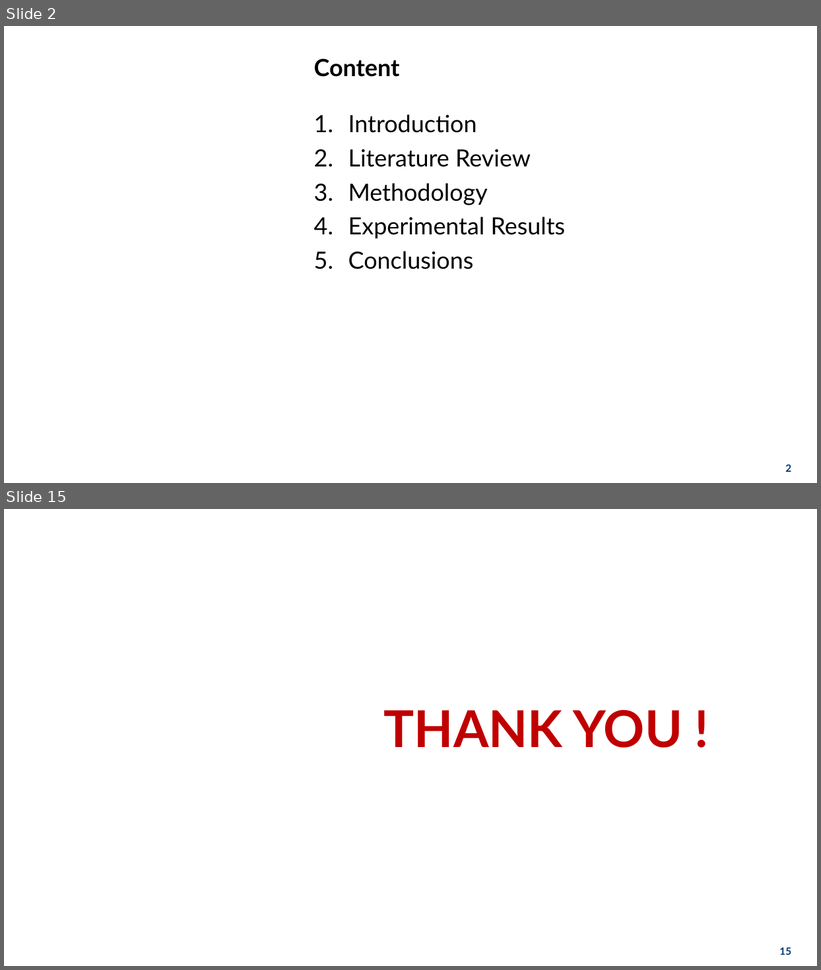
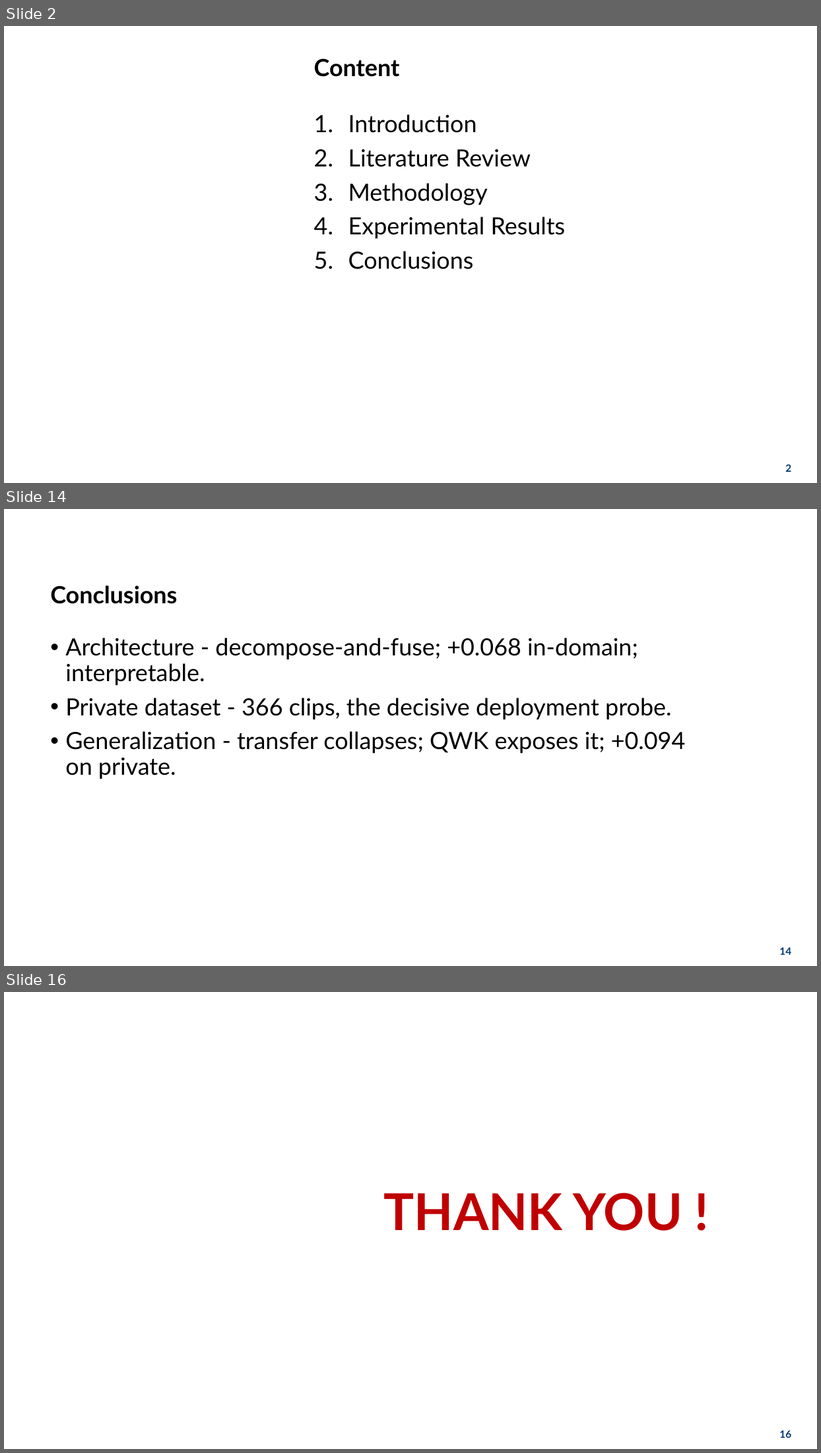
Before and after one commit to hoa2004st/CNN-in-CMOSE, a slide deck: documents/presentation/thesis.pptx. Shown one above the other, each under a label of ours: slides 2 and 15 before the commit, slides 2, 14 and 16 after it; the slides between them are not shown. The pictures are 821x970 and 821x1453 pixels, drawn with LibreOffice and Linux fonts; fonts in the diff are those of the drawing; background and template pictures are left out. Boxes give left, top, right and bottom in pixels: in the first picture for what was removed or moved away, otherwise in the second. Text is boxed around its words. In the diff, an @@ line names an element or a change of style, - is before the commit and + after.

```diff
--- a/documents/presentation/thesis.pptx
+++ b/documents/presentation/thesis.pptx
@@ slide 14 added at box(4, 509, 817, 966), background picture (left out) @@
@@ title added at box(26, 516, 795, 545), 28 pt, text #FFFFFF, bold @@
+5. Conclusions
@@ text added at box(50, 586, 177, 604), 28 pt, text #000000, bold @@
+Conclusions
@@ text added at box(65, 638, 686, 779), 28 pt, text #000000 @@
+• Architecture - decompose-and-fuse; +0.068 in-domain; interpretable.
+• Private dataset - 366 clips, the decisive deployment probe.
+• Generalization - transfer collapses; QWK exposes it; +0.094 on private.
@@ page number added at box(780, 948, 791, 955), 12 pt, text #00376F, bold @@
+14
@@ what was slide 15 is now slide 16 @@
@@ page number at box(780, 1431, 791, 1438): text changed @@
-15
+16
```
Also in this commit, not shown: 3 slides changed, 10 other slides added, 10 slides removed, 34 other files.
